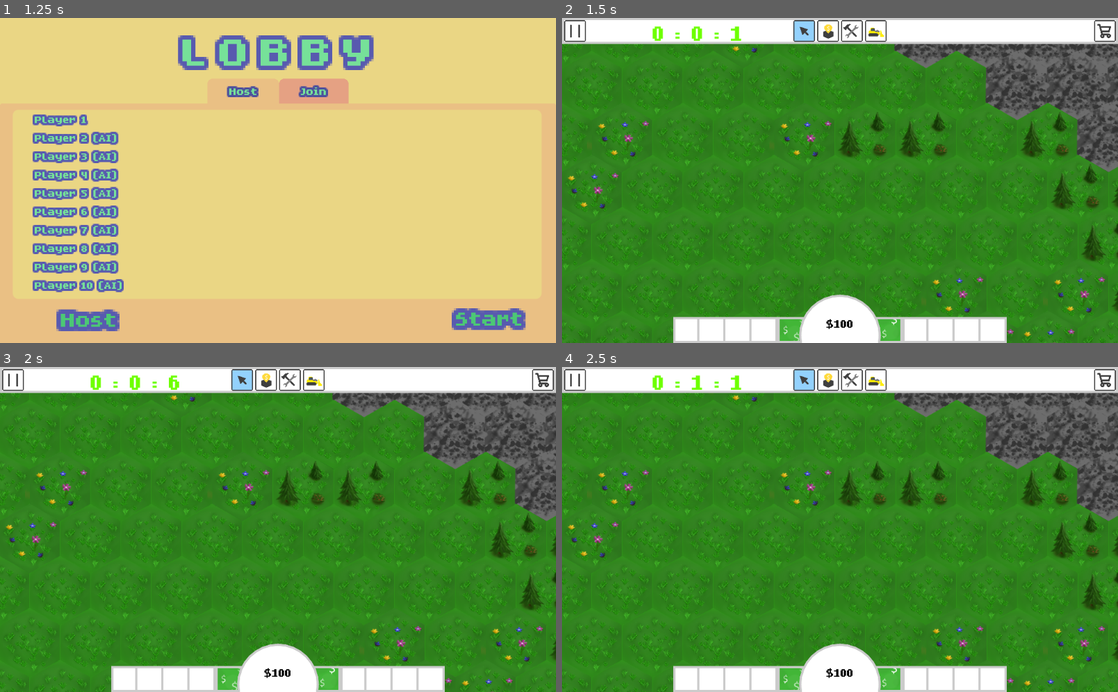
Above: before the commit, frames 1-4 (two rows, left to right).
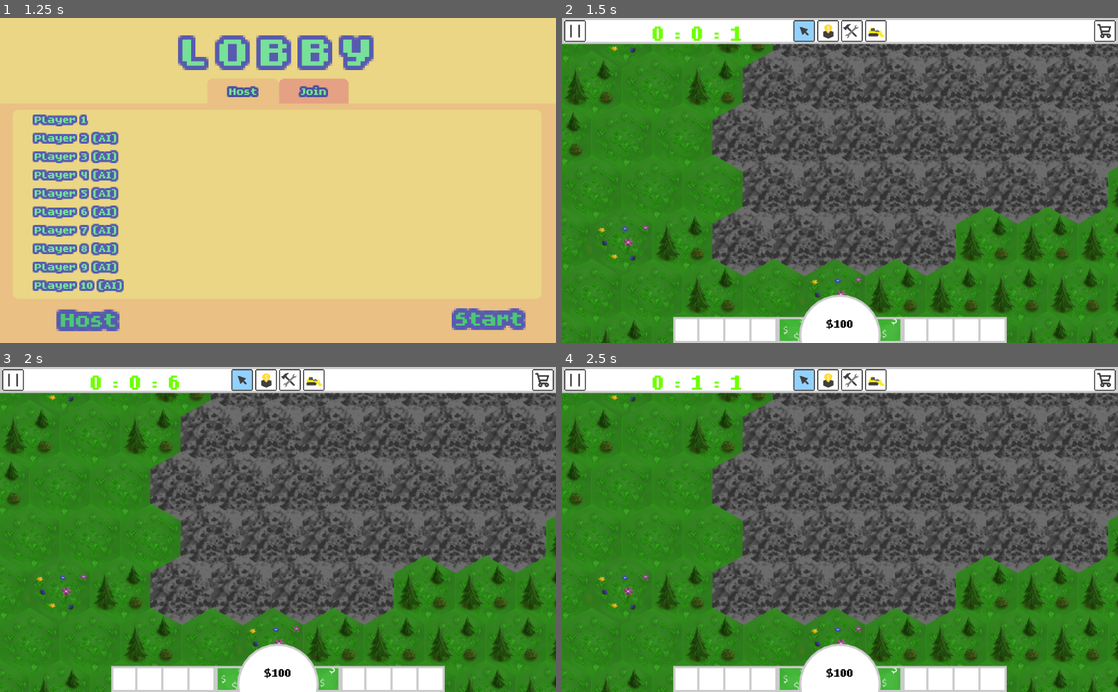
Above: after the commit, the same moments.

Repository: MichaelRRyan/green-industries
Game: Godot game, scene res://scenes/main_menu.tscn
Same seed, same stepped clock (60 frames per second), same inputs: the game is played once before the commit and once after it.
Inputs (mouse positions are in pixels of both pictures, inside the frame that each line leads up to):
- Up to frame 1 (1.25 s): click "PLAY" at 0.5 s
- Up to frame 2 (1.5 s): click "Start" at 1.25 s
- Up to frame 3 (2 s): no input
- Up to frame 4 (2.5 s): click (806, 380) at 2 s

Frame 1 is identical in both runs. In frame 2, 42% of the frame differs, in the area x 0-100%, y 7-100%; in frame 3, 42%; in frame 4, 42%.

Commit message:
Fixed client server map sync

Diff:
--- a/scenes/ui/lobby.tscn
+++ b/scenes/ui/lobby.tscn
@@ -265,4 +265,4 @@
 [connection signal="tab_changed" from="Background/TabContainer" to="." method="_on_TabContainer_tab_changed"]
 [connection signal="pressed" from="Background/TabContainer/Host/Scaler/HostButton" to="." method="_on_HostButton_pressed"]
 [connection signal="pressed" from="Background/TabContainer/Join/Scaler/join" to="." method="_on_JoinButton_pressed"]
-[connection signal="pressed" from="Background/StartButton" to="." method="_on_solo_pressed"]
+[connection signal="pressed" from="Background/StartButton" to="." method="_on_StartButton_pressed"]
--- a/scripts/ui/lobby.gd
+++ b/scripts/ui/lobby.gd
@@ -31,6 +31,8 @@
 		Network.close_connection()
 		_host_button.text = "Host"
 		_ip_label.hide()
+		randomize()
+		TerrainData.noise_seed = randi()
 	else:
 		Network.start_server()
 		_host_button.text = "Close Server"
@@ -62,9 +64,11 @@
 		var _val=get_tree().change_scene("res://scenes/gameplay/gameplay.tscn")
 
 
-func _on_solo_pressed():
+func _on_StartButton_pressed():
 	if Network.state == Network.State.OFFLINE:
 		Network.state == Network.State.SOLO
+		randomize()
+		TerrainData.noise_seed = randi()
 
 	var _r = get_tree().change_scene("res://scenes/gameplay/gameplay.tscn")
 
